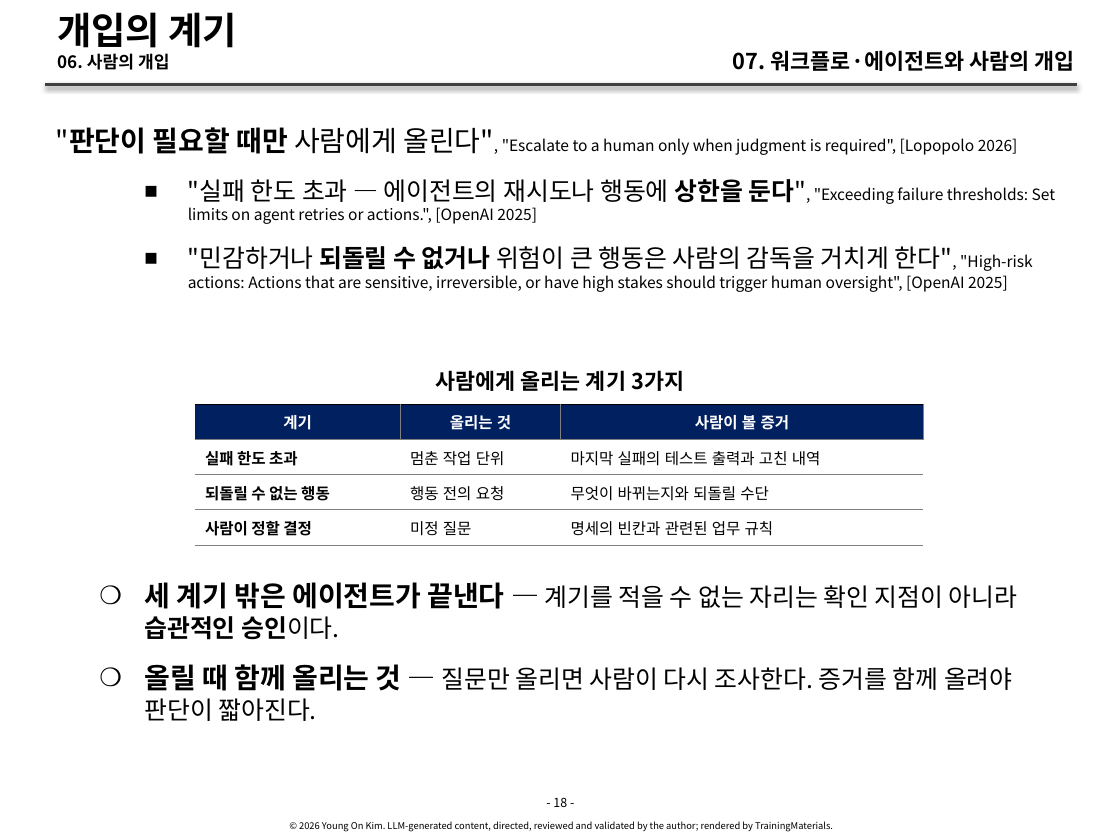
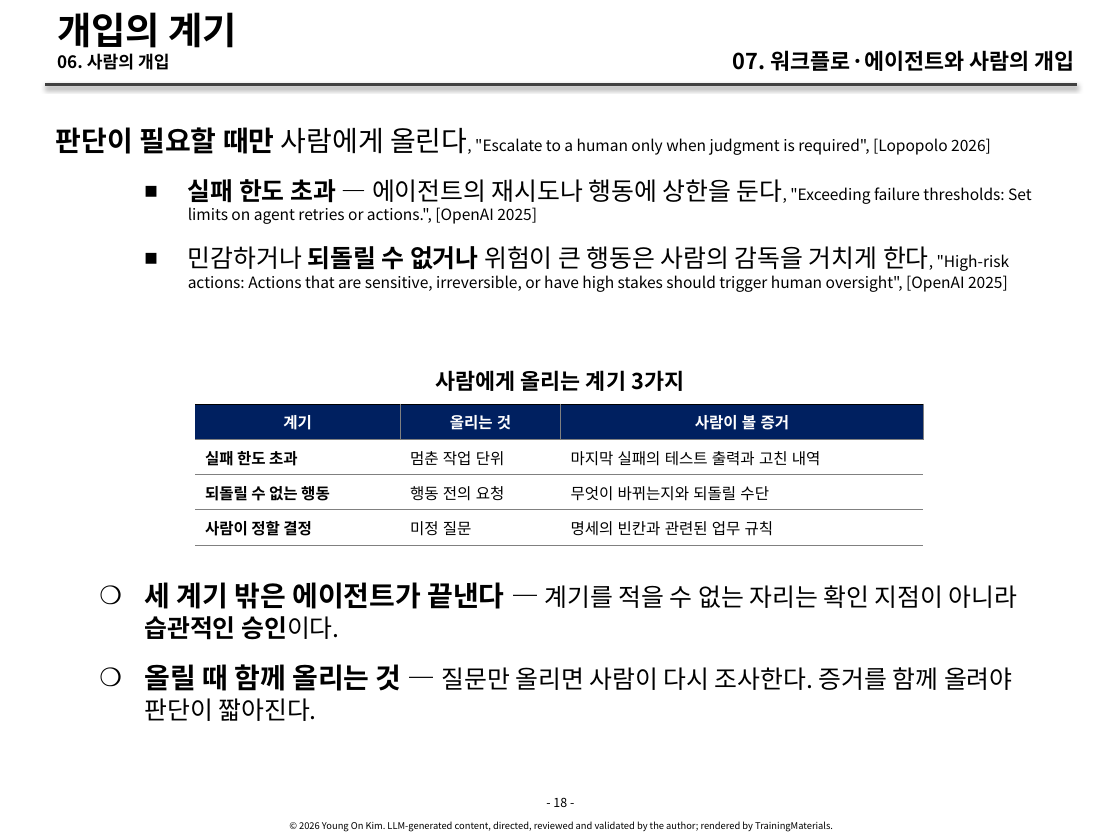
Before and after one commit to YoungSan77/TrainingMaterials, a slide deck: slide 18 of courses/ai-native/sessions/s07.pptx. Drawn at 1120x840 pixels with LibreOffice and Linux fonts; fonts in the diff are those of the drawing. Boxes give left, top, right and bottom in pixels: in the first picture for what was removed or moved away, otherwise in the second. Text is boxed around its words. In the diff, an @@ line names an element or a change of style, - is before the commit and + after.

```diff
--- a/courses/ai-native/sessions/s07.pptx
+++ b/courses/ai-native/sessions/s07.pptx
@@ text at [56, 127, 1032, 292]: text changed @@
-"판단이 필요할 때만 사람에게 올린다", "Escalate to a human only when judgment is required", [Lopopolo 2026]
-      ■ "실패 한도 초과 — 에이전트의 재시도나 행동에 상한을 둔다", "Exceeding failure thresholds: Set limits on agent retries or actions.", [OpenAI 2025]
-      ■ "민감하거나 되돌릴 수 없거나 위험이 큰 행동은 사람의 감독을 거치게 한다", "High-risk actions: Actions that are sensitive, irreversible, or have high stakes should trigger human oversight", [OpenAI 2025]
+판단이 필요할 때만 사람에게 올린다, "Escalate to a human only when judgment is required", [Lopopolo 2026]
+      ■ 실패 한도 초과 — 에이전트의 재시도나 행동에 상한을 둔다, "Exceeding failure thresholds: Set limits on agent retries or actions.", [OpenAI 2025]
+      ■ 민감하거나 되돌릴 수 없거나 위험이 큰 행동은 사람의 감독을 거치게 한다, "High-risk actions: Actions that are sensitive, irreversible, or have high stakes should trigger human oversight", [OpenAI 2025]
```
Also in this commit, not shown: 12 other slides changed, 35 other files.
